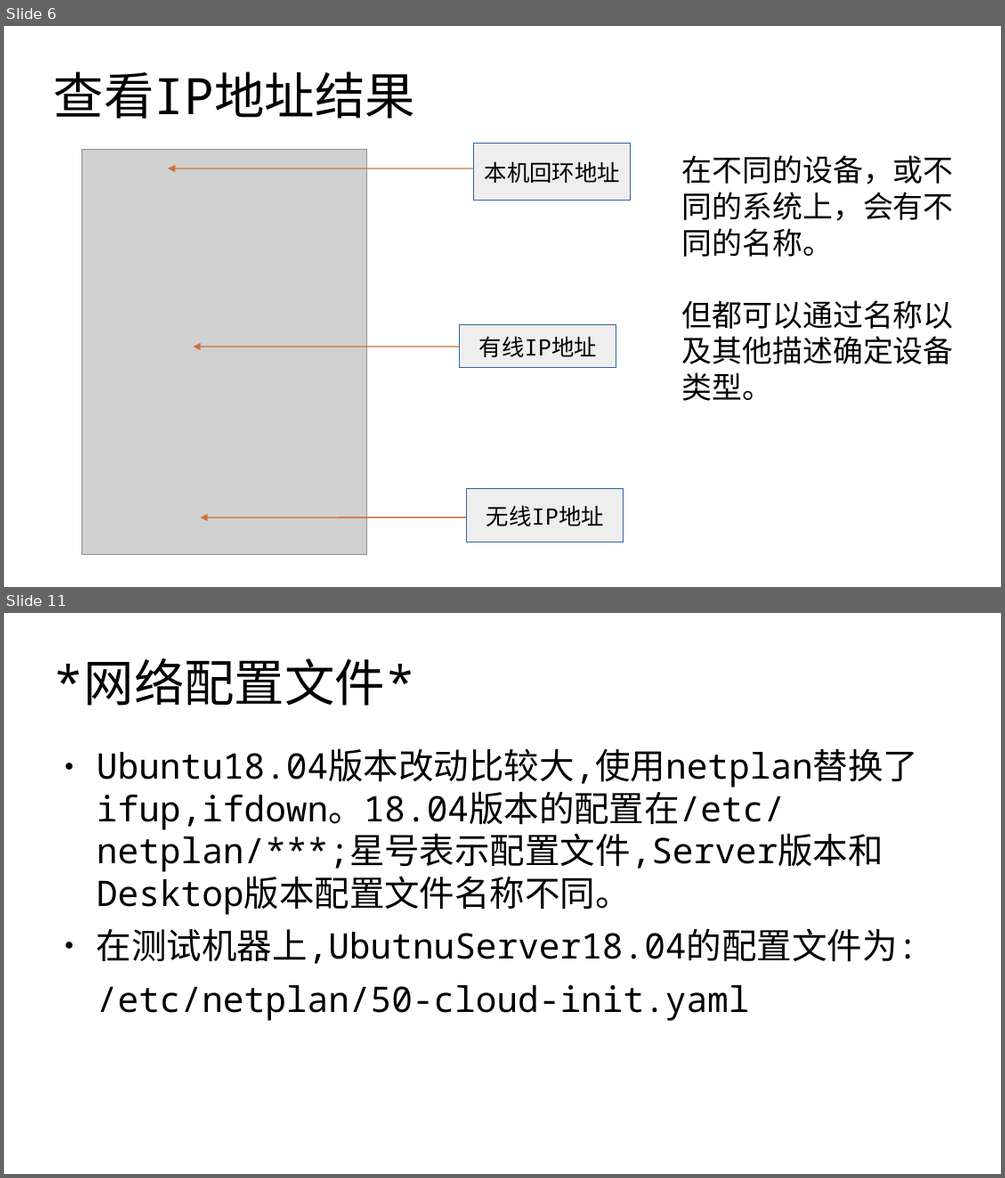
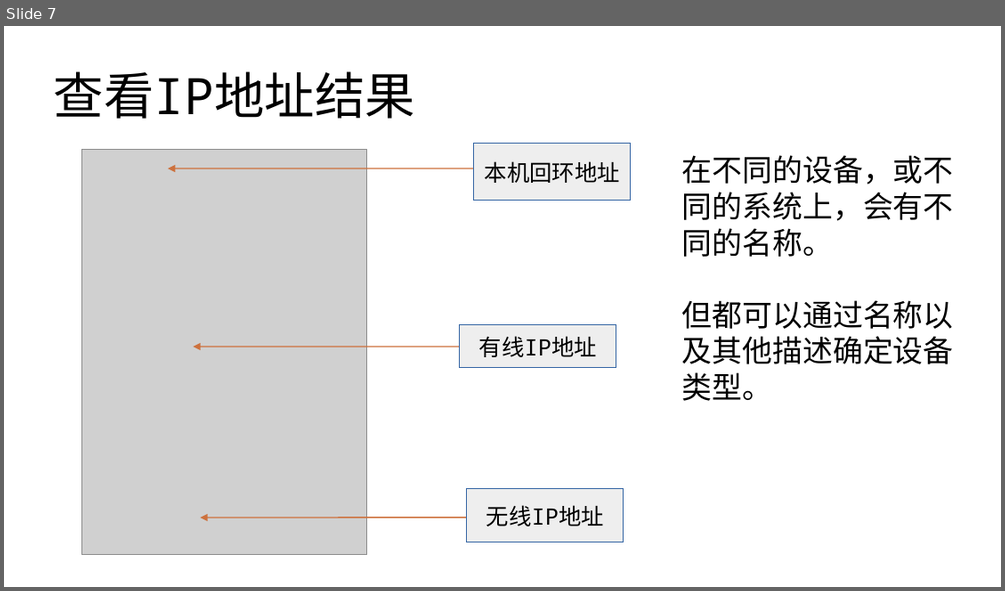
Before and after one commit to master-genius/linux-system, a slide deck: materials/slides/ch09-network.odp. Shown one above the other, each under a label of ours: slides 6 and 11 before the commit, slide 7 after it; the slides between them are not shown. The pictures are 1005x1178 and 1005x591 pixels, drawn with LibreOffice and Linux fonts; fonts in the diff are those of the drawing; grey boxes stand for pictures. Boxes give left, top, right and bottom in pixels: in the first picture for what was removed or moved away, otherwise in the second. Text is boxed around its words. In the diff, an @@ line names an element or a change of style, - is before the commit and + after.

```diff
--- a/materials/slides/ch09-network.odp
+++ b/materials/slides/ch09-network.odp
@@ slide 11 removed at (4, 613, 1001, 1174), background #FFFFFF @@
@@ title removed at (54, 658, 415, 706) @@
-*网络配置文件*
@@ text removed at (97, 748, 918, 1021) @@
-● Ubuntu18.04版本改动比较大,使用netplan替换了ifup,ifdown。18.04版本的配置在/etc/netplan/***;星号表示配置文件,Server版本和Desktop版本配置文件名称不同。
-● 在测试机器上,UbutnuServer18.04的配置文件为:
-/etc/netplan/50-cloud-init.yaml
@@ what was slide 6 is now slide 7 @@
```
Also in this commit, not shown: 6 slides changed, 16 slides added, 2 other slides removed, 1 other file.
